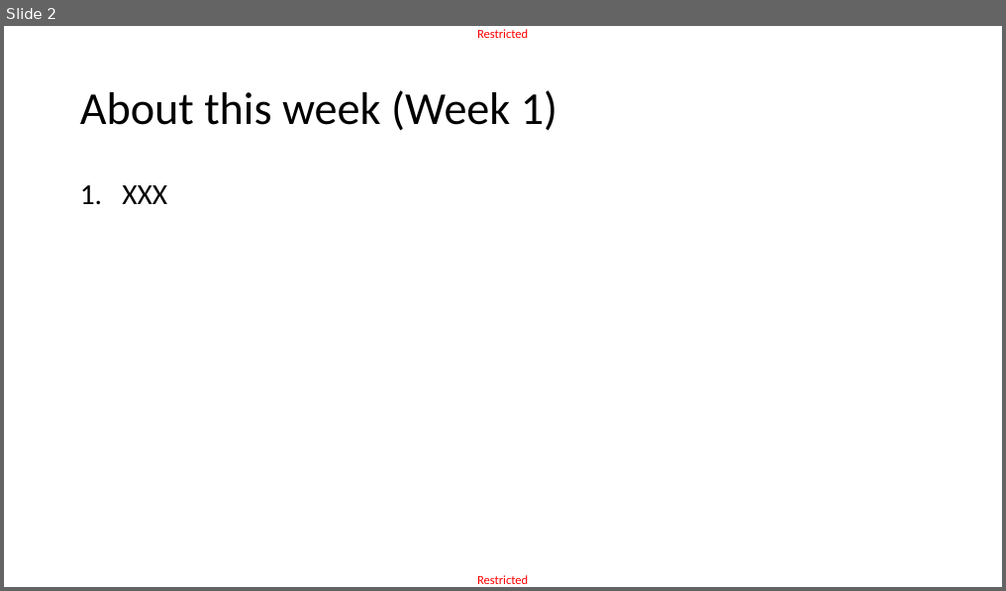
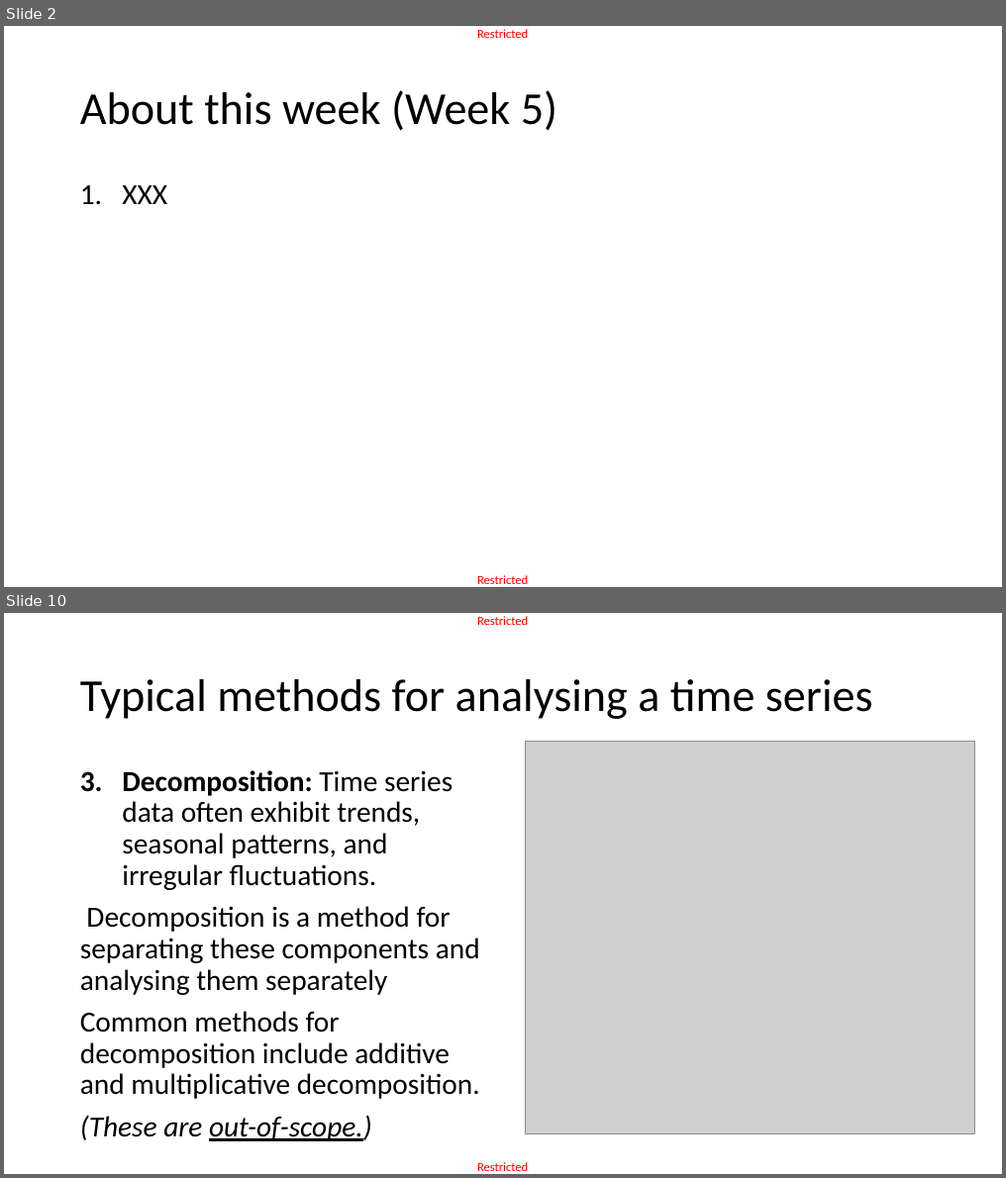
Before and after one commit to matthieudemari/SUTD_DL_50_039, a slide deck: W5/0. All/W5.pptx. Shown one above the other, each under a label of ours: slide 2 before the commit, slides 2 and 10 after it; the slides between them are not shown. The pictures are 1006x591 and 1006x1178 pixels, drawn with LibreOffice and Linux fonts; fonts in the diff are those of the drawing; grey boxes stand for pictures. Boxes give left, top, right and bottom in pixels: in the first picture for what was removed or moved away, otherwise in the second. Text is boxed around its words. In the diff, an @@ line names an element or a change of style, - is before the commit and + after.

```diff
--- a/W5/0. All/W5.pptx
+++ b/W5/0. All/W5.pptx
@@ slide 10 added at <box>4,613,1002,1174</box>, background #FFFFFF; not listed: 2 template elements that a slide beside it also shows @@
@@ title added at <box>80,679,873,719</box>, 44 pt, text #000000 @@
+Typical methods for analysing a time series
@@ picture added at <box>526,742,975,1135</box> @@
@@ text added at <box>80,770,480,1142</box>, 28 pt, text #000000 @@
+3. Decomposition: Time series data often exhibit trends, seasonal patterns, and irregular fluctuations.
+Decomposition is a method for separating these components and analysing them separately
+Common methods for decomposition include additive and multiplicative decomposition.
+(These are out-of-scope.)
@@ slide 2 changed as well @@
@@ title at <box>80,90,557,131</box>: text changed @@
-About this week (Week 1)
+About this week (Week 5)
```
Also in this commit, not shown: 2 other slides changed, 32 other slides added, 6 other files.
